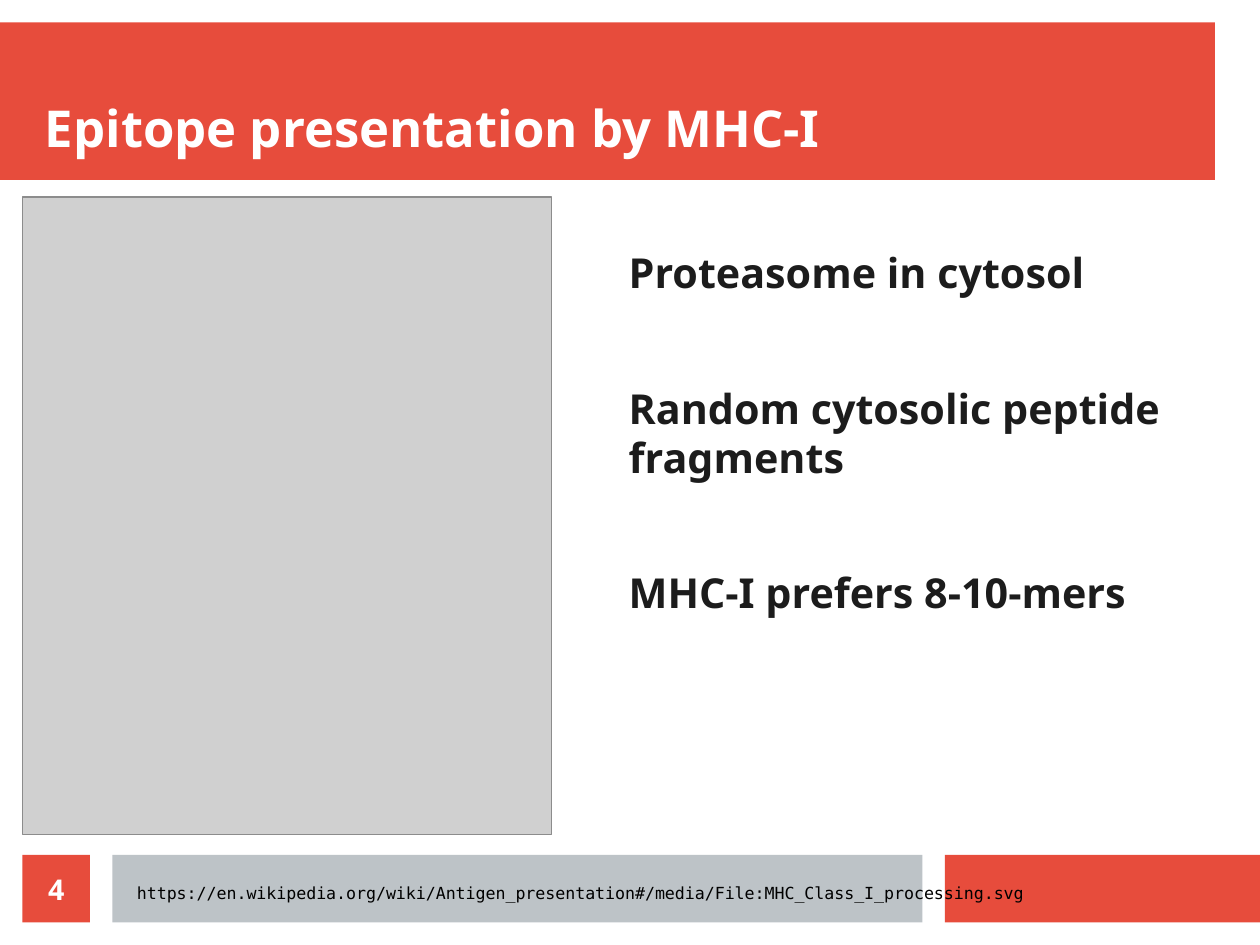
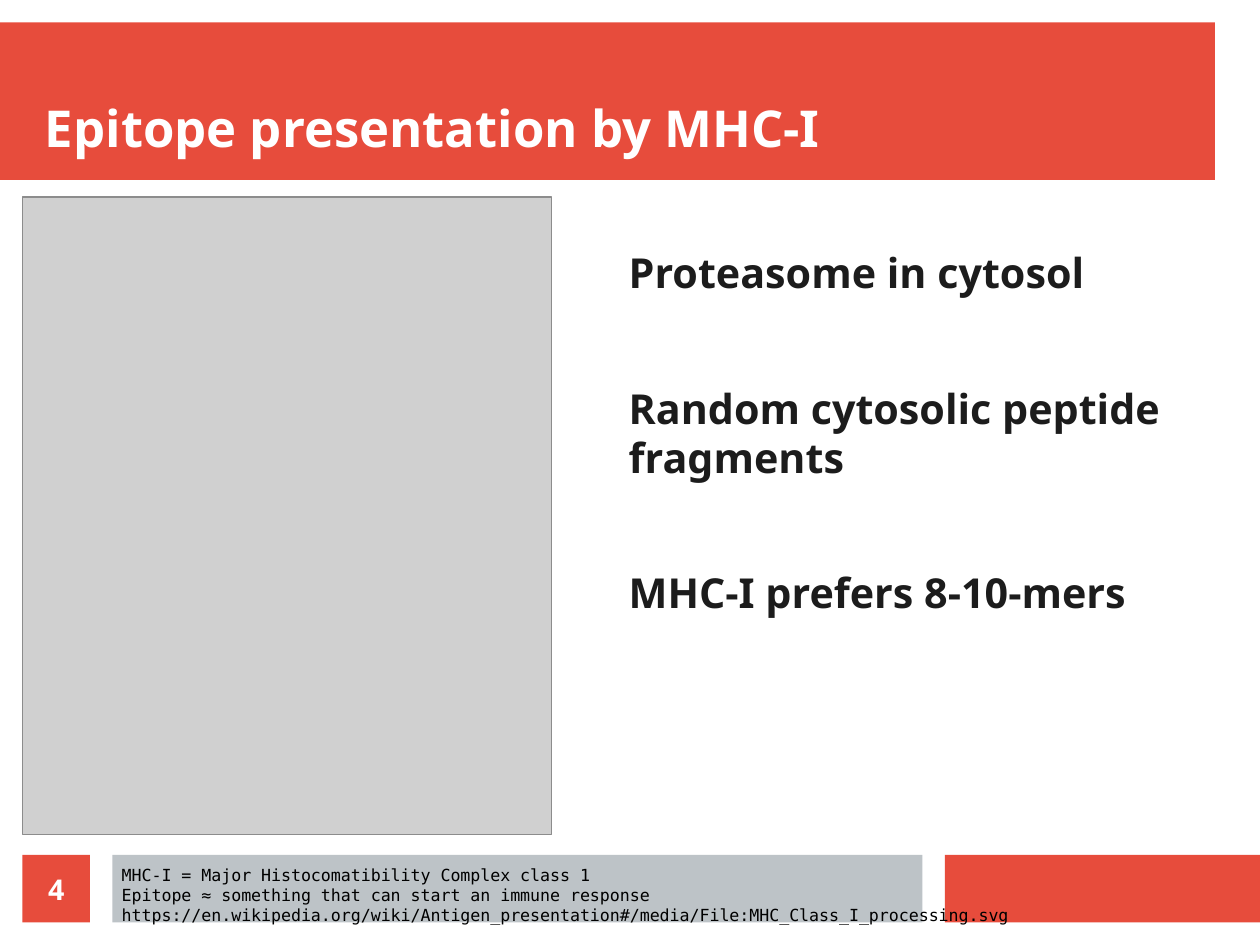
Before and after one commit to richelbilderbeek/cellbio_presentation_20210201, a slide deck: slide 4 of cellbio_presentation_20210201.odp. Drawn at 1260x945 pixels with LibreOffice and Linux fonts; fonts in the diff are those of the drawing; grey boxes stand for pictures. Boxes give left, top, right and bottom in pixels: in the first picture for what was removed or moved away, otherwise in the second. Text is boxed around its words. In the diff, an @@ line names an element or a change of style, - is before the commit and + after.

Commit message:
Describe H0 for epitope presentation

```diff
--- a/cellbio_presentation_20210201.odp
+++ b/cellbio_presentation_20210201.odp
@@ text "MHC-I = Major Histocomatibility Complex ...": place and size @@
-text "MHC-I = Major Histocomatibility Complex ..." at <box>137,885,1024,903</box>
+text "MHC-I = Major Histocomatibility Complex ..." at <box>122,868,1009,925</box>
@@ text at <box>122,868,650,905</box>: paragraphs added @@
+MHC-I = Major Histocomatibility Complex class 1
+Epitope ≈ something that can start an immune response
```
Also in this commit, not shown: 6 other slides changed, 4 slides added.
